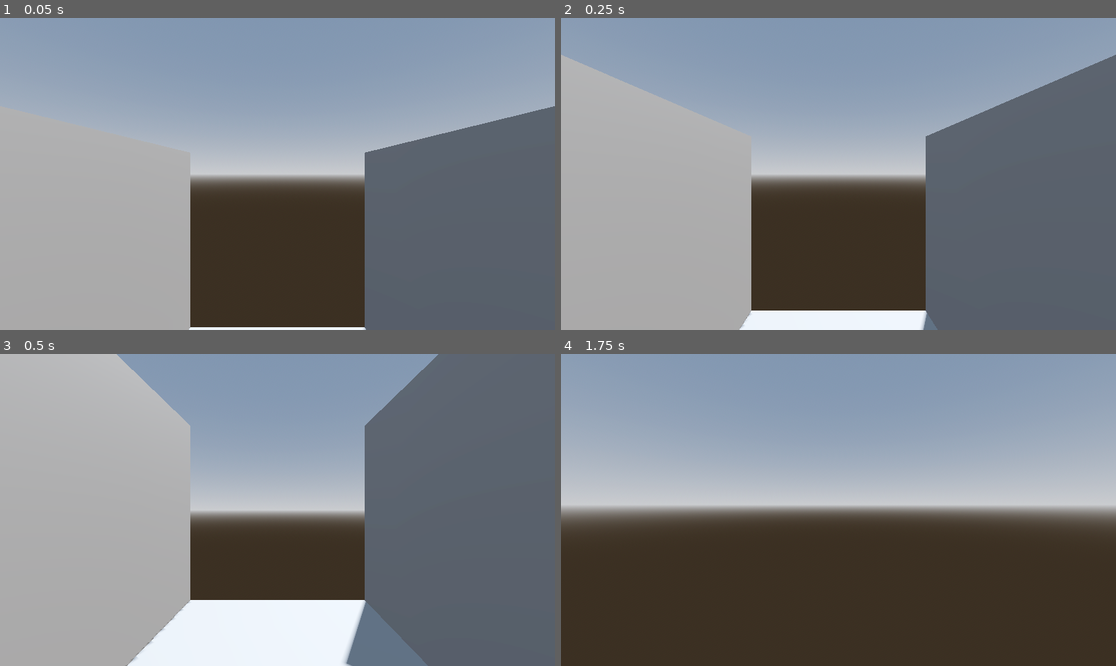
Above: before the commit, frames 1-4 (two rows, left to right).
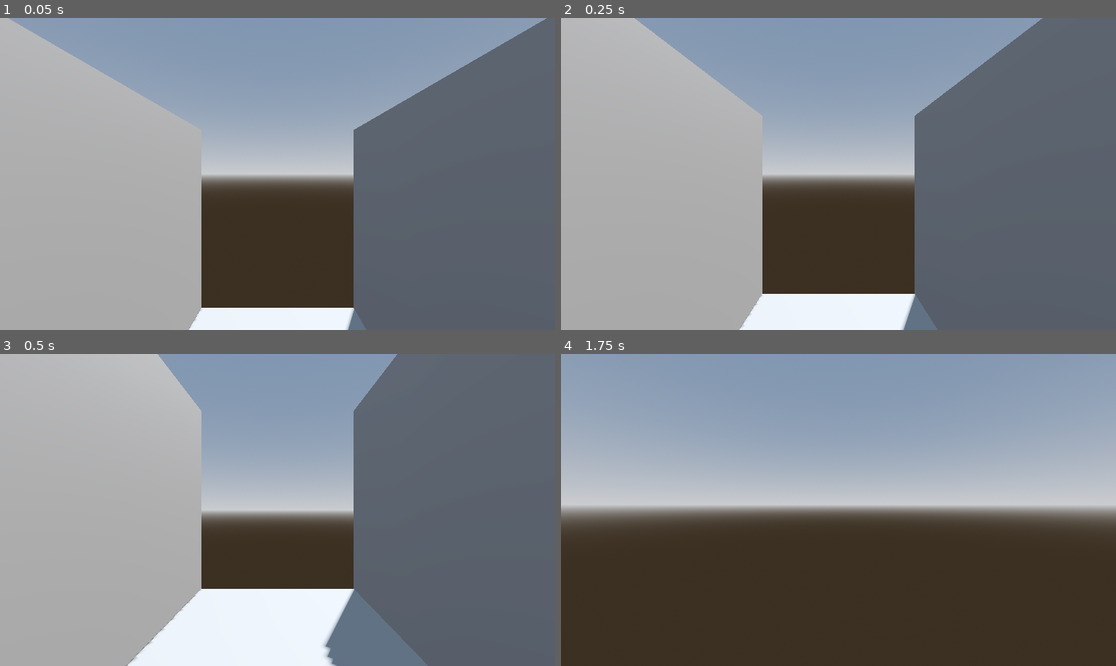
Above: after the commit, the same moments.

Repository: sigifredo/procedural-godot-01
Game: Godot game, scene res://main.tscn
Same seed, same stepped clock (60 frames per second), same inputs: the game is played once before the commit and once after it.
Inputs (mouse positions are in pixels of both pictures, inside the frame that each line leads up to):
- Up to frame 1 (0.05 s): no input
- Up to frame 2 (0.25 s): no input
- Up to frame 3 (0.5 s): no input
- Up to frame 4 (1.75 s): move the mouse to (866, 510) at 0.52 s; press the mouse at (866, 510) at 0.53 s; hold W (move_forward) from 0.53 s (still down); tap Space (jump) at 0.77, 1.52 s; move the mouse to (810, 510) at 1.27 s; release the mouse at (810, 510) at 1.28 s; tap Shift (run) at 1.35 s

The runs differ from the first frame. In frame 1, 15% of the frame differs, in the area x 0-100%, y 0-100%; in frame 2, 15%; in frame 3, 6.4%; in frame 4, nothing differs.

Commit message:
Se modifica el tamaño del corredor.

Diff:
--- a/objetos/Hallway.tscn
+++ b/objetos/Hallway.tscn
@@ -3,22 +3,22 @@
 [node name="Hallway" type="Node3D"]
 
 [node name="floor" type="CSGBox3D" parent="."]
-transform = Transform3D(1, 0, 0, 0, 1, 0, 0, 0, 1, 0, -0.5, 0)
+transform = Transform3D(1, 0, 0, 0, 1, 0, 0, 0, 1, 0, -0.25, 0)
 use_collision = true
 collision_layer = 2
 collision_mask = 0
-size = Vector3(3, 1, 7)
+size = Vector3(3, 0.5, 8)
 
 [node name="wall-01" type="CSGBox3D" parent="."]
-transform = Transform3D(1, 0, 0, 0, 1, 0, 0, 0, 1, -2, 1, 0)
+transform = Transform3D(1, 0, 0, 0, 1, 0, 0, 0, 1, -1.75, 1.5, 0)
 use_collision = true
 collision_layer = 2
 collision_mask = 0
-size = Vector3(1, 4, 7)
+size = Vector3(0.5, 4, 8)
 
 [node name="wall-02" type="CSGBox3D" parent="."]
-transform = Transform3D(1, 0, 0, 0, 1, 0, 0, 0, 1, 2, 1, 0)
+transform = Transform3D(1, 0, 0, 0, 1, 0, 0, 0, 1, 1.75, 1.5, 0)
 use_collision = true
 collision_layer = 2
 collision_mask = 0
-size = Vector3(1, 4, 7)
+size = Vector3(0.5, 4, 8)
